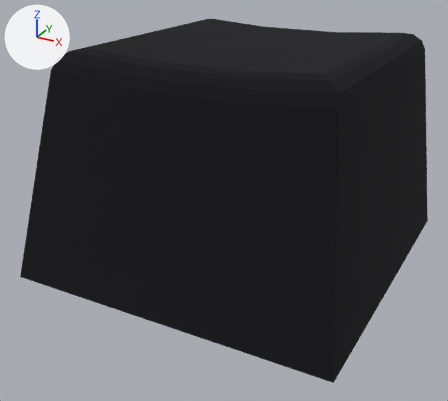
One commit to the FBX model Misinput/Assets/All Blender Models/AKey.fbx: the scene before it, then after it.
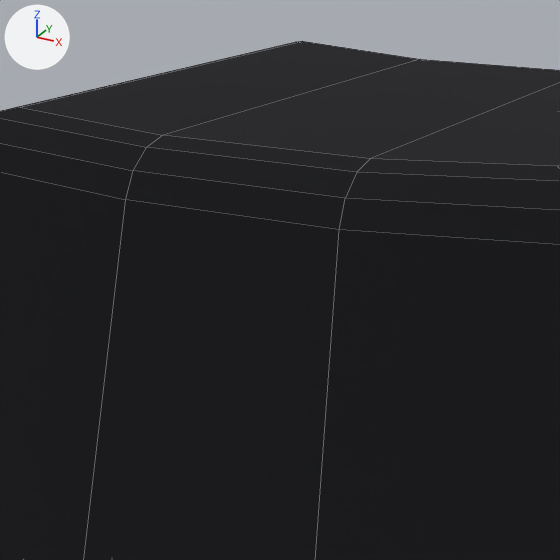
Each version is shown whole from a camera (50 mm lens) standing at (-0.824, -0.283, 0.166) and looking at (-1.047, 0.121, -0.036), then close up on the part from 17% to 73% of the width and 0% to 62% of the height. The axes (+X, +Y, +Z) are drawn at upper left. The lights are the same throughout. The close-ups show mesh edges as thin lines. Where no turn or scale is listed for an object, it has been applied to the vertices.

Names of what the first close-up shows: 'A'.
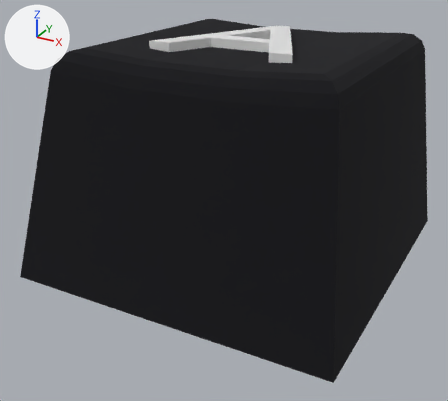
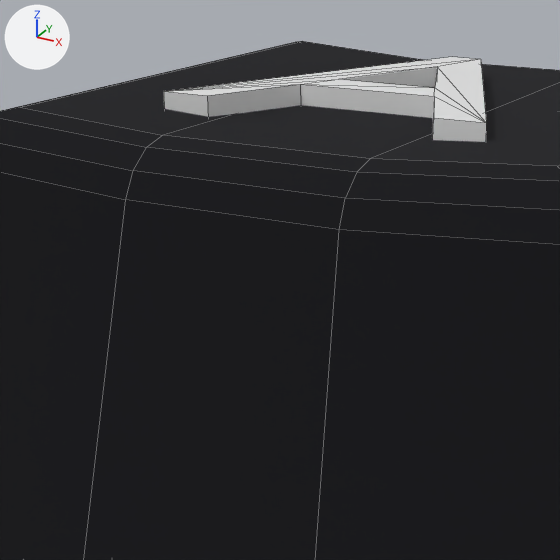
What differs and where, as boxes (x1, y1, x2, y2) in the close-ups (560 x 560 px):
'A.001', added: after (164, 57, 486, 142)

Diff of the bpy script that builds the scene:
```diff
--- a/Misinput/Assets/All Blender Models/AKey.fbx.py
+++ b/Misinput/Assets/All Blender Models/AKey.fbx.py
@@ me_a @@
+me_a.from_pydata(...)  # 22 vertices, 33 faces; spans x -0.0571..0.0571, y -0.0514..0.0661, z -0.0086..0.0
@@ ob_a_001 @@
+ob_a_001 = bpy.data.objects.new('A.001', me_a)
+ob_a_001.location = (-1.0405, 0.1512, 0.0895)
```
